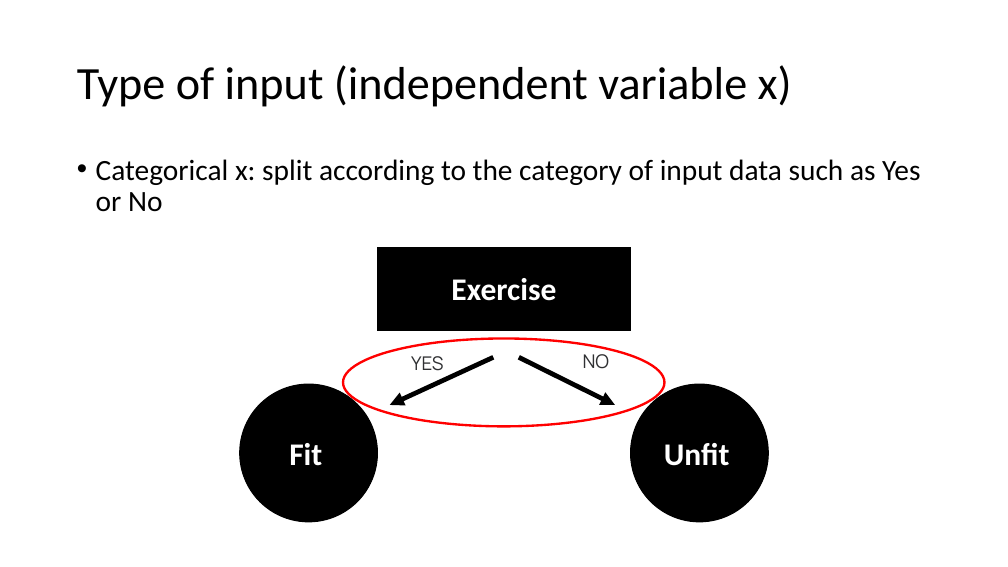
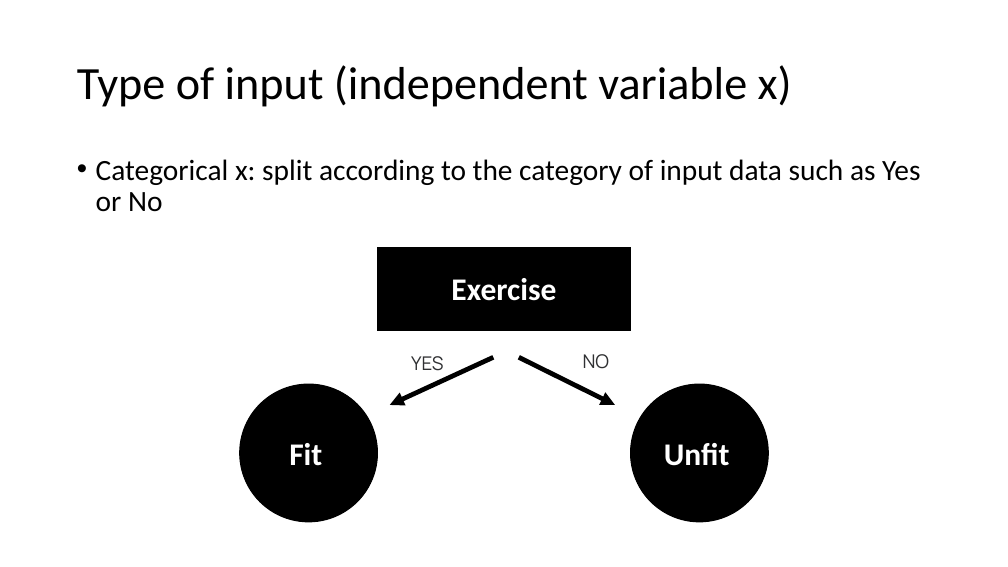
Before and after one commit to gucino/Machine-Learning, a slide deck: slide 8 of Decision_tree_and_Random_forest.pptx (slide 6 before the commit). Drawn at 1008x567 pixels with LibreOffice and Linux fonts; fonts in the diff are those of the drawing. Boxes give left, top, right and bottom in pixels: in the first picture for what was removed or moved away, otherwise in the second. Text is boxed around its words. In the diff, an @@ line names an element or a change of style, - is before the commit and + after.

```diff
--- a/Decision_tree_and_Random_forest.pptx
+++ b/Decision_tree_and_Random_forest.pptx
@@ ellipse removed at box(343, 339, 665, 426) @@
```
Also in this commit, not shown: 8 other slides changed, 16 slides added, 1 slide removed.
